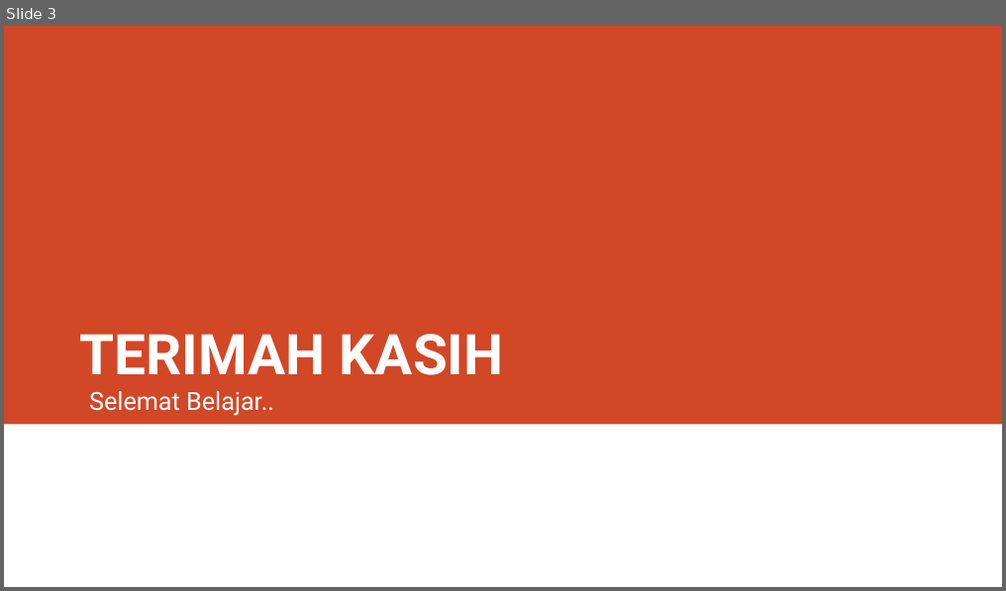
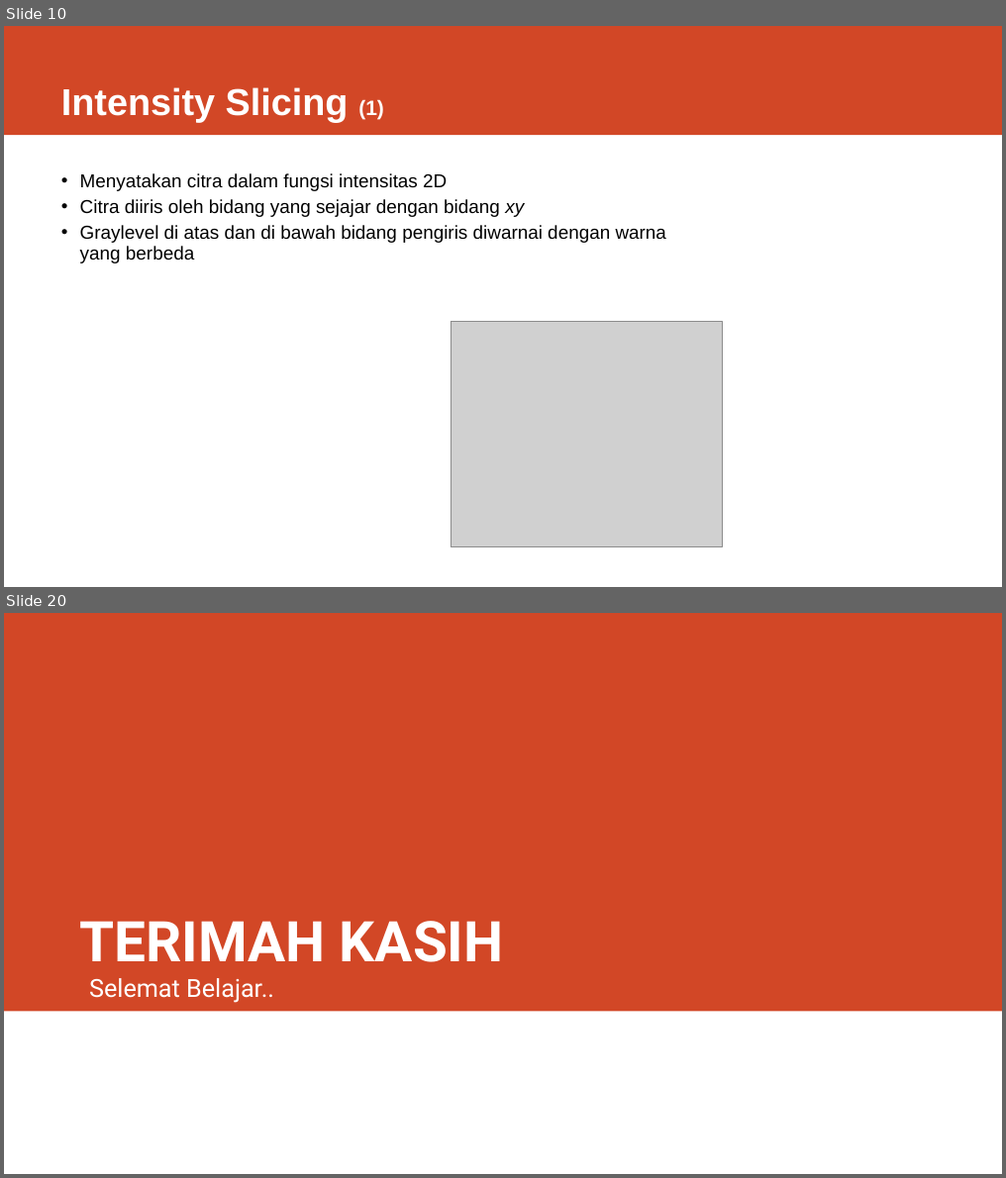
Before and after one commit to rizalarfani/Pengolahan-Citra-Digital-PCD-, a slide deck: Materi/Matriks.pptx. Shown one above the other, each under a label of ours: slide 3 before the commit, slides 10 and 20 after it; the slides between them are not shown. The pictures are 1006x591 and 1006x1178 pixels, drawn with LibreOffice and Linux fonts; fonts in the diff are those of the drawing; grey boxes stand for pictures. Boxes give left, top, right and bottom in pixels: in the first picture for what was removed or moved away, otherwise in the second. Text is boxed around its words. In the diff, an @@ line names an element or a change of style, - is before the commit and + after.

```diff
--- a/Materi/Matriks.pptx
+++ b/Materi/Matriks.pptx
@@ slide 10 added at bbox=[4, 26, 1002, 587], background #FFFFFF @@
@@ rectangle added at bbox=[4, 26, 1002, 135], fill #D24726 @@
@@ title added at bbox=[61, 87, 384, 122], 36 pt, text #FFFFFF, bold @@
+Intensity Slicing (1)
@@ text added at bbox=[80, 174, 666, 264], 18 pt, text #000000 @@
+• Menyatakan citra dalam fungsi intensitas 2D
+• Citra diiris oleh bidang yang sejajar dengan bidang xy
+• Graylevel di atas dan di bawah bidang pengiris diwarnai dengan warna yang berbeda
@@ picture added at bbox=[450, 321, 722, 548] @@
@@ what was slide 3 is now slide 20 @@
```
Also in this commit, not shown: 1 slide changed, 17 other slides added, 1 slide removed, 2 other files.
